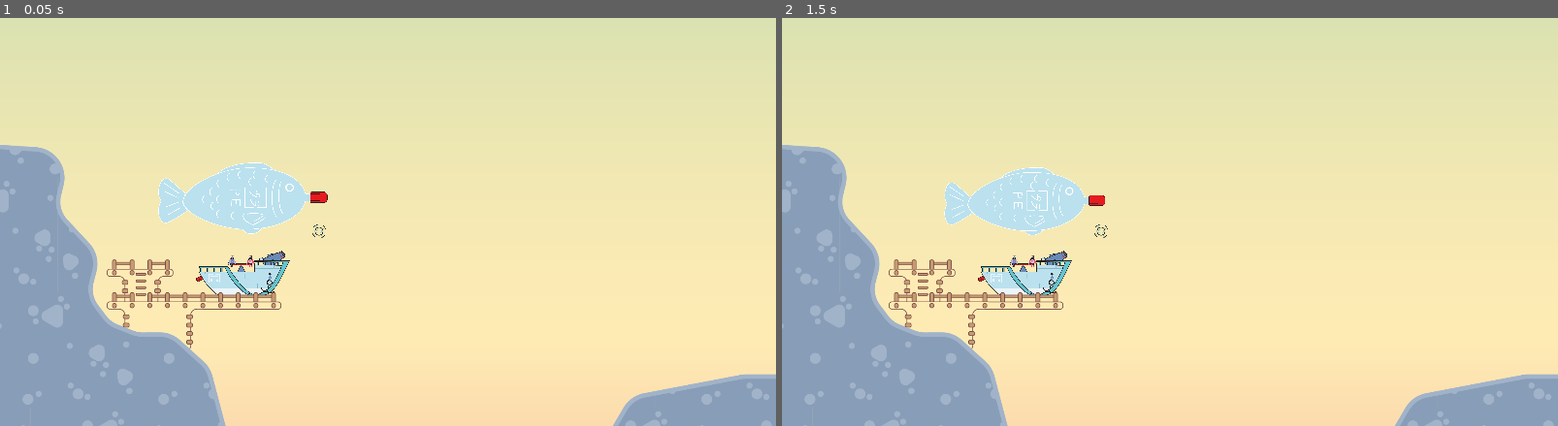
Above: before the commit, frames 1-2 (left to right).
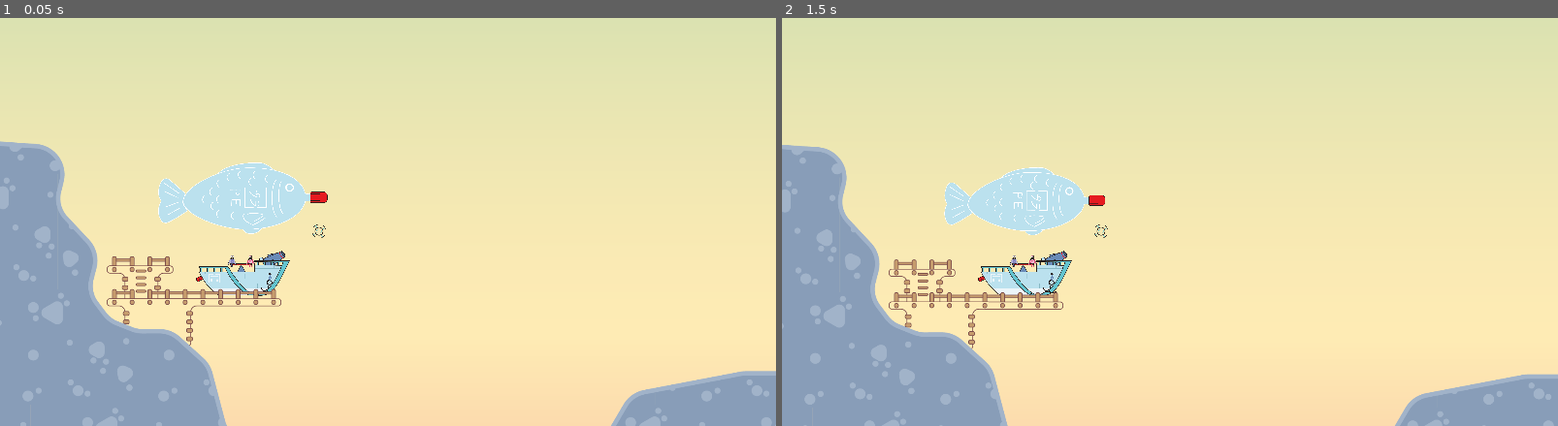
Above: after the commit, the same moments.

Repository: TheJP/GlobalGameJam2025
Game: Godot game, scene res://level/level.tscn
The game is run twice, just before and just after one commit, with the same random seed, the same clock (stepped at 60 frames per second) and the same inputs. The engine's default icon, where the game draws it, is replaced by a stand-in: a white triangle on a blue panel in a dark square. Sound files missing from this copy of the repository are replaced by a short silence.
Inputs:
- Up to frame 1 (0.05 s): no input
- Up to frame 2 (1.5 s): tap Enter at 0.5 s; tap Space at 1.25 s

The runs differ from the first frame. In frame 1, 2.3% of the frame differs, in the area x 0-100%, y 30-100%; in frame 2, nothing differs.

Commit message:
Boat upwards speed reduced, less abrupt; Air Bubble floating speed increased, so it's always faster than the boat

Diff:
--- a/boat/air_bubble.gd
+++ b/boat/air_bubble.gd
@@ -1,7 +1,7 @@
 class_name AirBubble
 extends Node2D
 
-@export var upwards_speed: float = 100
+@export var upwards_speed: float = 150
 @export var scale_increase_speed: float = 15
 @export var target_scale: float = 10
 @export var horizontal_speed_while_expanding: float = 270
--- a/boat/boat.gd
+++ b/boat/boat.gd
@@ -10,7 +10,7 @@
 @export var min_height: float = -1080.0 * 3 / 2
 @export var min_scale: float = 0.5
 @export var max_scale: float = 1.5
-@export var speed_up: float = 80 * value_scale
+@export var speed_up: float = 20 * value_scale
 @export var speed_down: float = 100 * value_scale
 @export var speed_right: float = 60 * value_scale
 @export var speed_left: float = 25 * value_scale
